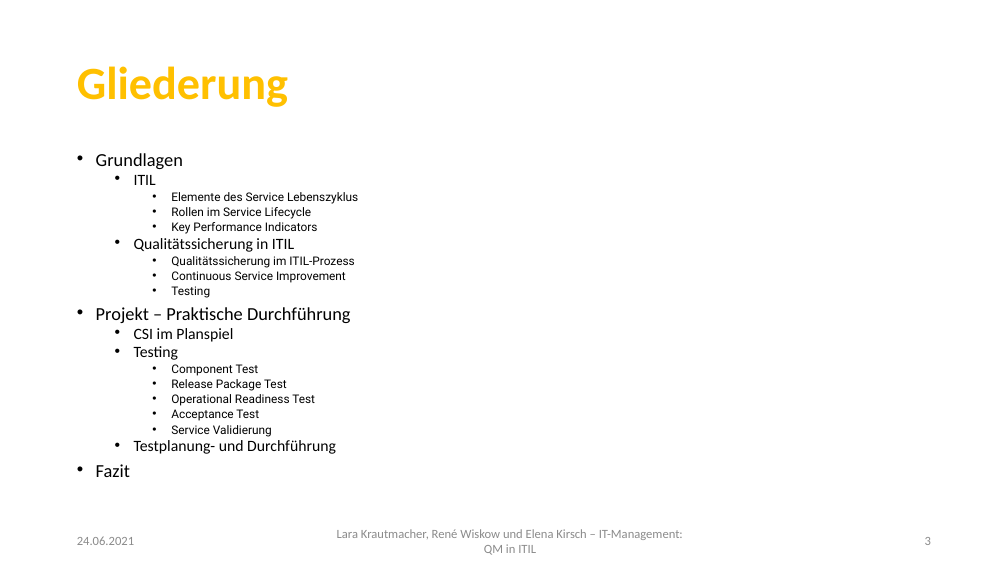
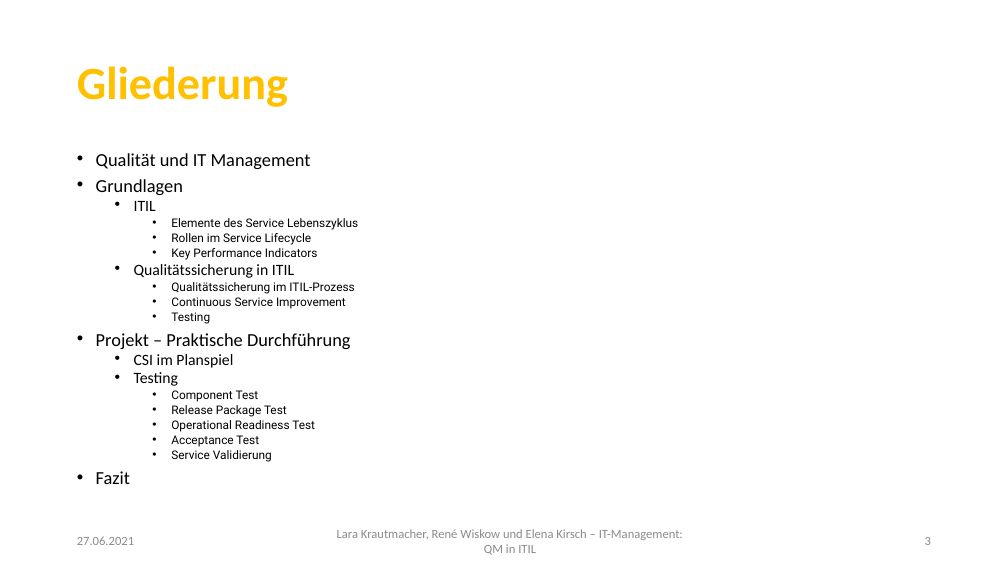
Before and after one commit to LaraKrauti/Qualitaetssicherung, a slide deck: slide 3 of LaraKrautmacher_RenéWiskow_ElenaKirsch_ITManagement.pptx. Drawn at 1008x567 pixels with LibreOffice and Linux fonts; fonts in the diff are those of the drawing; background and template pictures are left out. Boxes give left, top, right and bottom in pixels: in the first picture for what was removed or moved away, otherwise in the second. Text is boxed around its words. In the diff, an @@ line names an element or a change of style, - is before the commit and + after.

```diff
--- a/LaraKrautmacher_RenéWiskow_ElenaKirsch_ITManagement.pptx
+++ b/LaraKrautmacher_RenéWiskow_ElenaKirsch_ITManagement.pptx
@@ text at box(96, 153, 311, 169): paragraph added @@
+• Qualität und IT Management
@@ text at box(134, 440, 336, 454): paragraph removed @@
-  • Testplanung- und Durchführung
@@ text at box(77, 536, 134, 545): text changed @@
-24.06.2021
+27.06.2021
```
Also in this commit, not shown: 2 other slides changed, 6 slides added.
